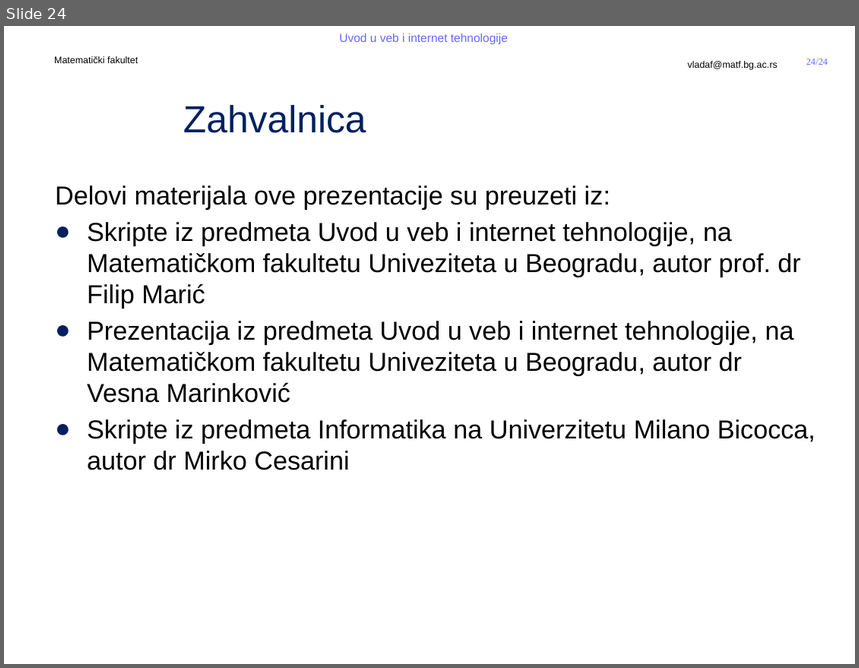
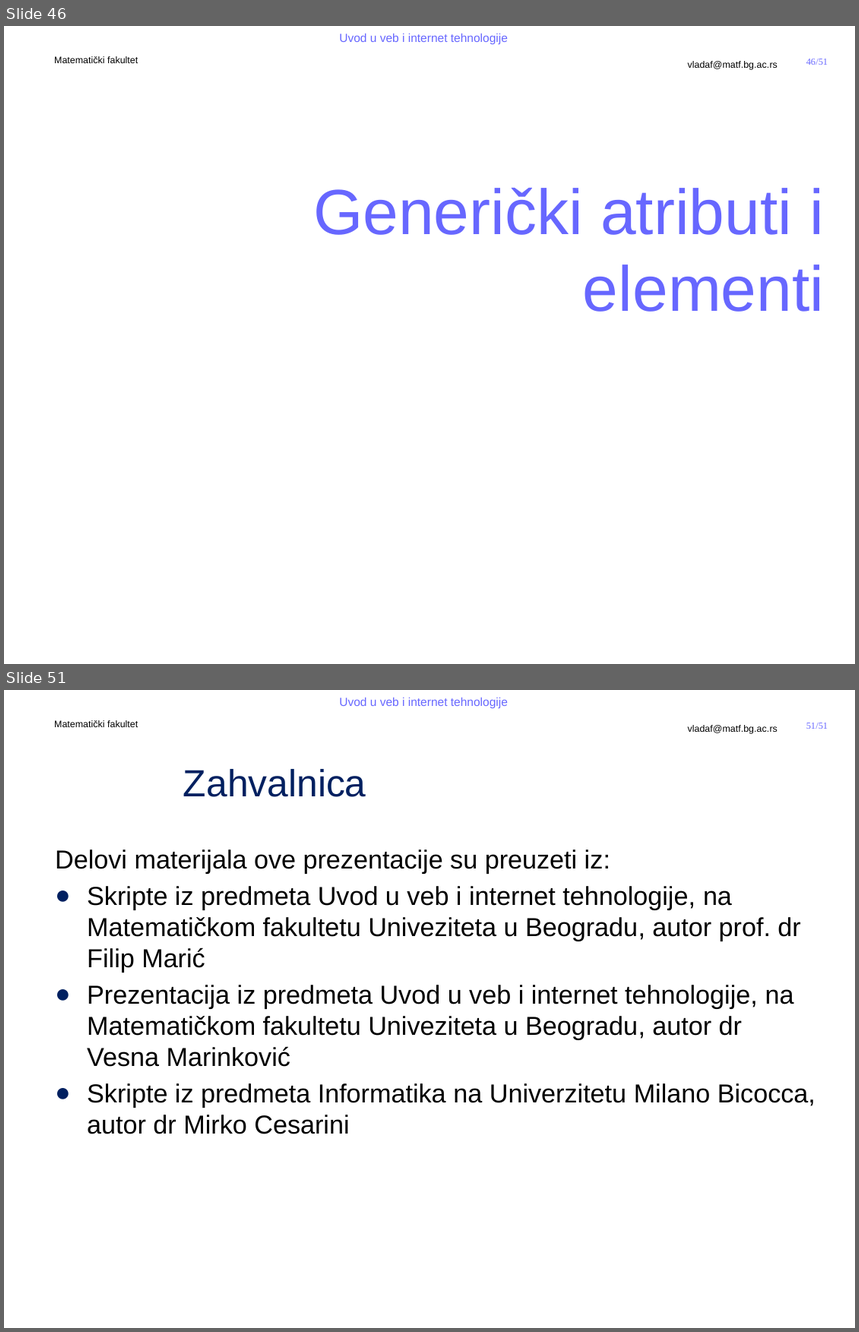
Before and after one commit to MatfUVIT/info, a slide deck: predavanja/prezentacije/UVIT03-01-HTML 5.pptx. Shown one above the other, each under a label of ours: slide 24 before the commit, slides 46 and 51 after it; the slides between them are not shown. The pictures are 859x668 and 859x1332 pixels, drawn with LibreOffice and Linux fonts; fonts in the diff are those of the drawing; background and template pictures are left out. Boxes give left, top, right and bottom in pixels: in the first picture for what was removed or moved away, otherwise in the second. Text is boxed around its words. In the diff, an @@ line names an element or a change of style, - is before the commit and + after.

```diff
--- a/predavanja/prezentacije/UVIT03-01-HTML 5.pptx
+++ b/predavanja/prezentacije/UVIT03-01-HTML 5.pptx
@@ slide 46 added at (4,26,855,664), background #FFFFFF; not listed: 5 template elements that a slide beside it also shows @@
@@ title added at (313,188,824,312), 54 pt, text #6767FF @@
+Generički atributi i elementi
@@ what was slide 24 is now slide 51 @@
@@ page number at (807,723,828,729): text changed @@
-24/24
+51/51
```
Also in this commit, not shown: 1 slide changed, 27 other slides added, 1 slide removed, 3 other files.
